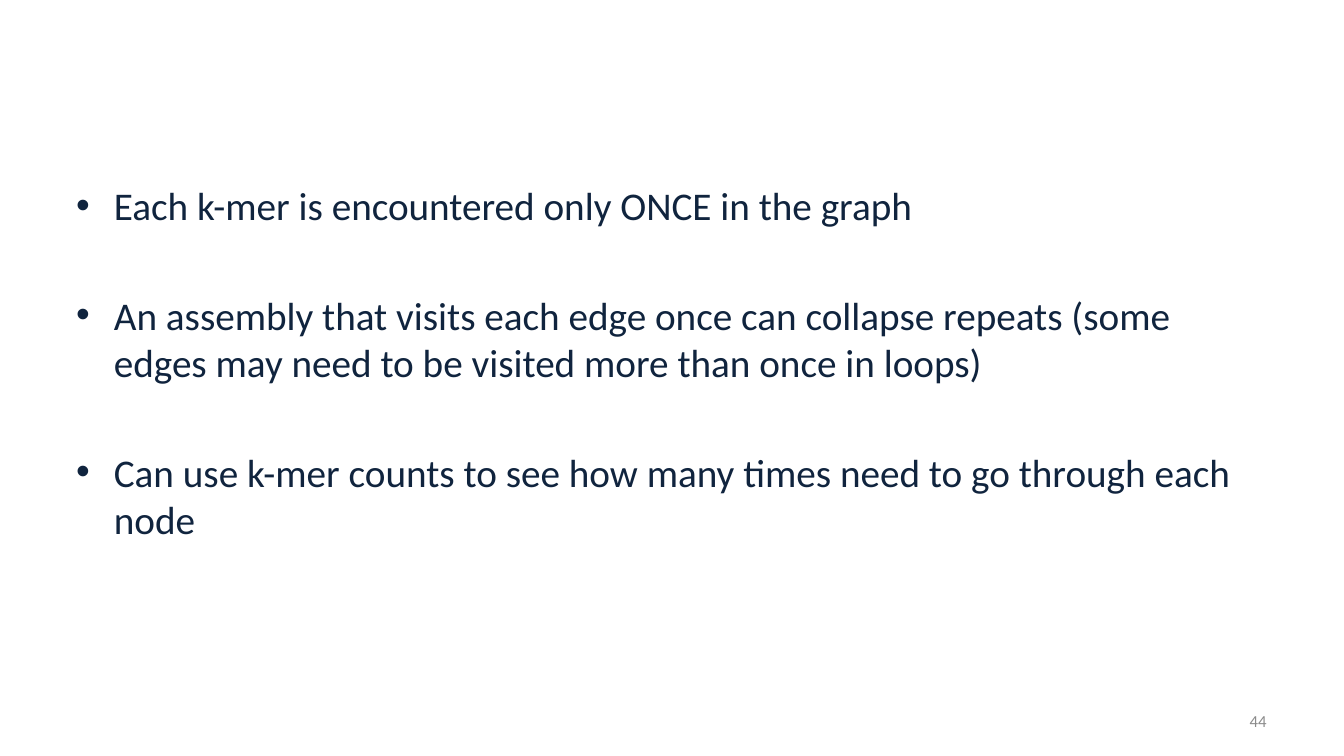
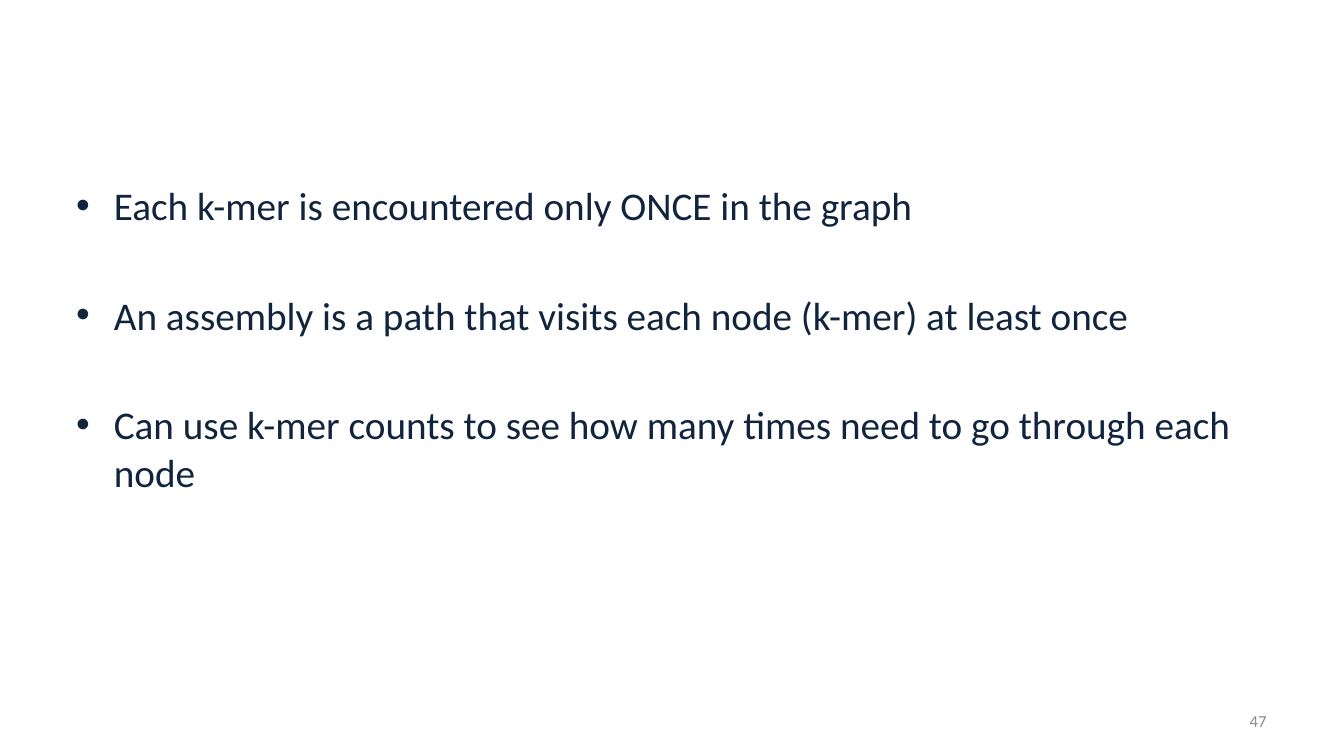
Before and after one commit to alekseyzimin/BME-Algorithms-for-Analysis-of-Genomic-Data, a slide deck: slide 47 of Fall 2026/Week 5 -- Genome Assembly Algorithms.pptx (slide 44 before the commit). Drawn at 1344x756 pixels with LibreOffice and Linux fonts; fonts in the diff are those of the drawing; background and template pictures are left out. Boxes give left, top, right and bottom in pixels: in the first picture for what was removed or moved away, otherwise in the second. Text is boxed around its words. In the diff, an @@ line names an element or a change of style, - is before the commit and + after.

```diff
--- a/Fall 2026/Week 5 -- Genome Assembly Algorithms.pptx
+++ b/Fall 2026/Week 5 -- Genome Assembly Algorithms.pptx
@@ text at [114, 301, 1128, 337]: text changed @@
-• An assembly that visits each edge once can collapse repeats (some edges may need to be visited more than once in loops)
+• An assembly is a path that visits each node (k-mer) at least once
@@ page number at [1250, 716, 1267, 727]: text changed @@
-44
+47
```
Also in this commit, not shown: 21 other slides changed, 5 slides added.
